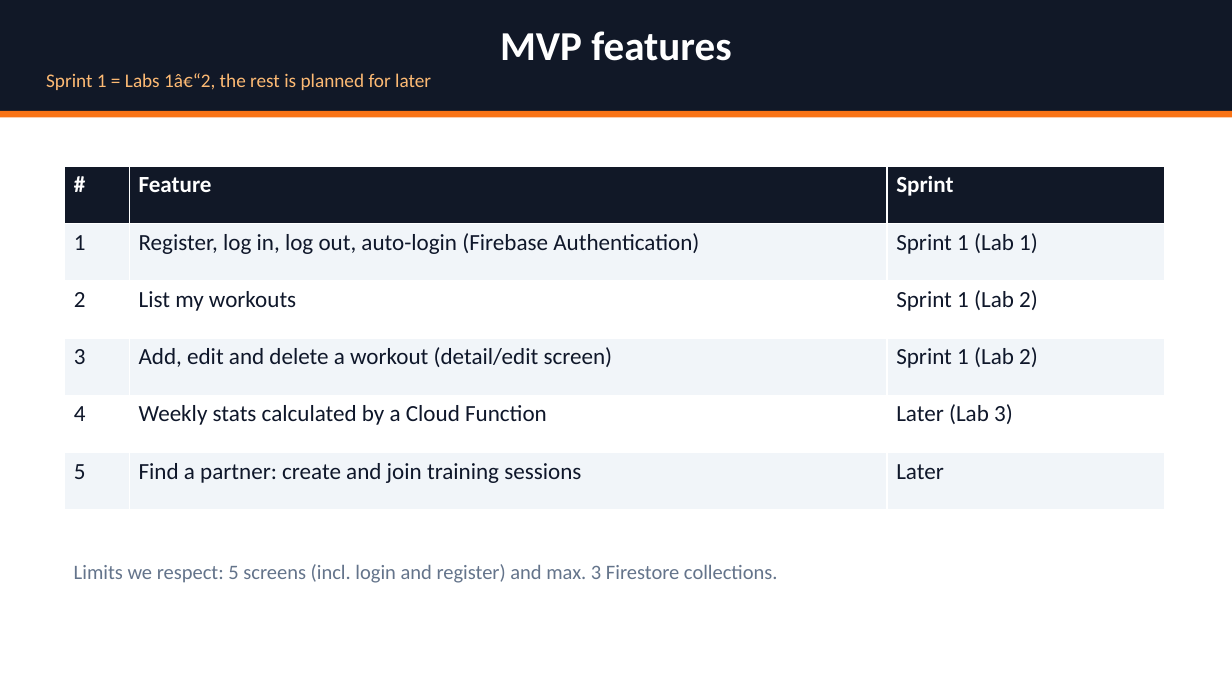
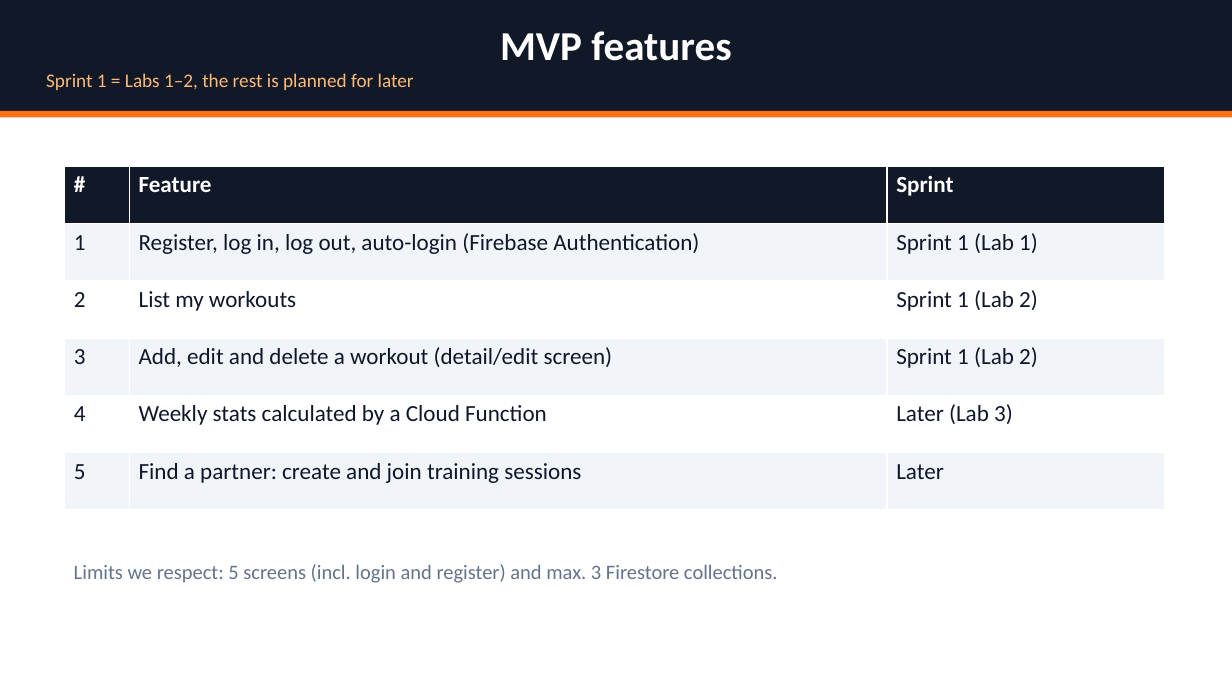
Before and after one commit to Ozodiy/gymbuddy-app, a slide deck: slide 5 of docs/presentation/GymBuddy_Lab1_Presentation.pptx (slide 4 before the commit). Drawn at 1232x693 pixels with LibreOffice and Linux fonts; fonts in the diff are those of the drawing. Boxes give left, top, right and bottom in pixels: in the first picture for what was removed or moved away, otherwise in the second. Text is boxed around its words. In the diff, an @@ line names an element or a change of style, - is before the commit and + after.

```diff
--- a/docs/presentation/GymBuddy_Lab1_Presentation.pptx
+++ b/docs/presentation/GymBuddy_Lab1_Presentation.pptx
@@ text in rectangle at box(46, 73, 414, 90): text changed @@
-Sprint 1 = Labs 1â€“2, the rest is planned for later
+Sprint 1 = Labs 1–2, the rest is planned for later
```
Also in this commit, not shown: 12 other slides changed, 2 slides added, 1 other file.
